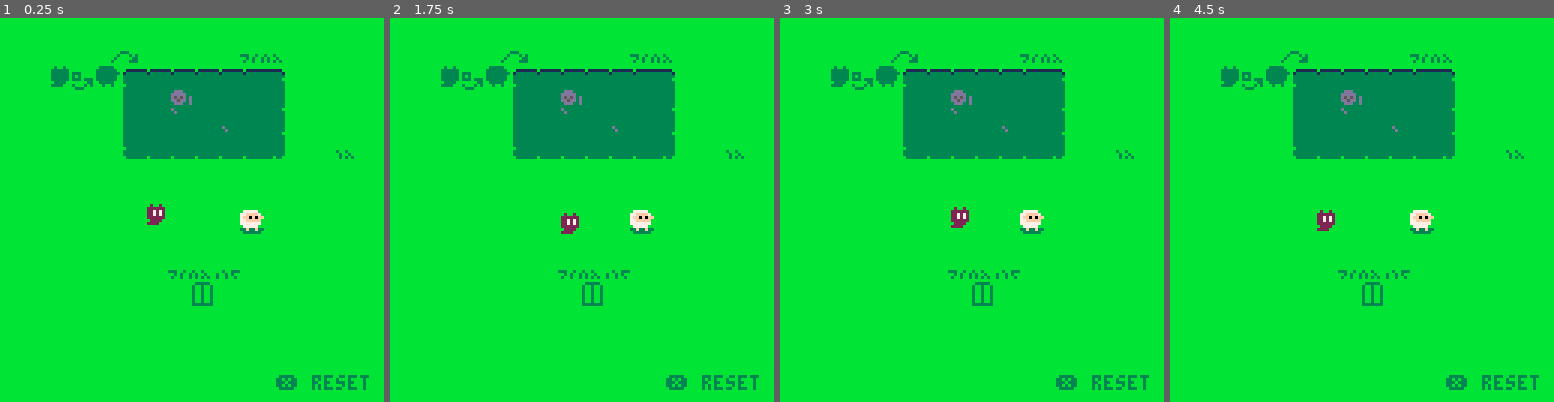
Above: before the commit, frames 1-4 (left to right).
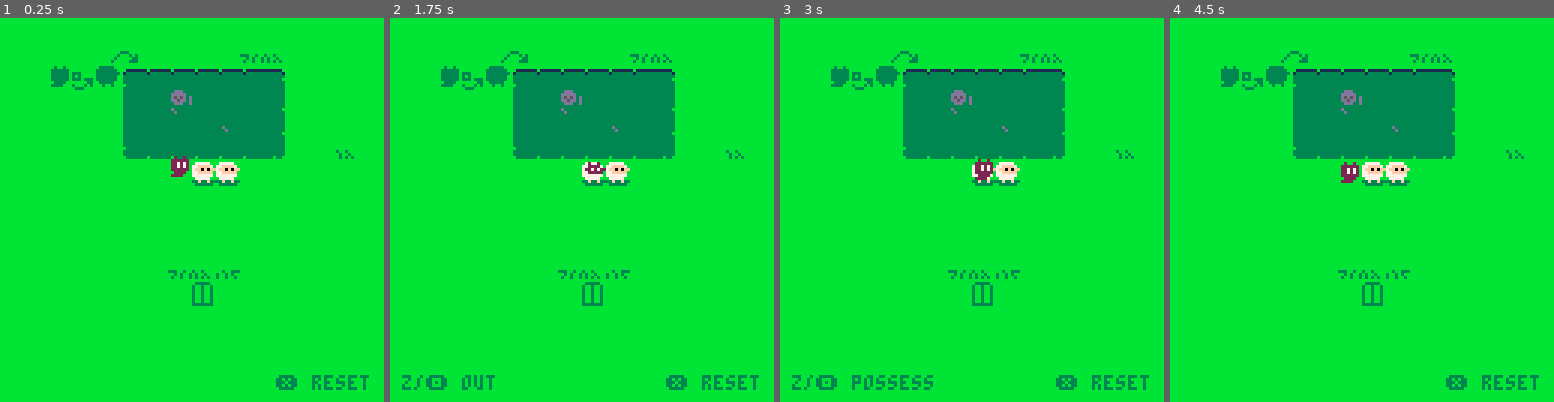
Above: after the commit, the same moments.

Repository: ethanmuller/gmtk-2020-jam
Game: PICO-8 cartridge ooc.p8
Same seed, same stepped clock (60 frames per second), same inputs: the game is played once before the commit and once after it.
Inputs:
- Up to frame 1 (0.25 s): no input
- Up to frame 2 (1.75 s): tap X (X key) at 0.33, 1.07 s; tap O (Z key) at 0.7, 1.7 s; hold Right from 1.6 s (still down)
- Up to frame 3 (3 s): tap X (X key) at 1.85, 2.97 s; release Right at 2.1 s; tap O (Z key) at 2.1, 2.5, 2.9 s; hold Up 2.15-2.42 s; hold Right from 2.47 s (still down)
- Up to frame 4 (4.5 s): release Right at 3.03 s; hold Left 3.08-3.58 s; tap O (Z key) at 3.3, 3.7, 4.1 s; hold Down 3.63-3.97 s; hold Right from 4.02 s (still down); tap X (X key) at 4.08 s

The runs differ from the first frame. In frame 1, 1.4% of the frame differs, in the area x 38-69%, y 35-57%; in frame 2, 1.6%; in frame 3, 1.8%, in the area x 3-69%, y 36-97%; in frame 4, 1.4%.

Commit message:
wip: multi sheep test case

Diff:
--- a/ooc.p8
+++ b/ooc.p8
@@ -798,9 +798,9 @@
 b6b6b6b6b6281b291b1b1b2ab6b6b6b690aaaab6aaaab4aaaaaaaaaaaaaaa99290aaaa71aa90b1a9a9a9a9a92b92a9929071aa70aa18191aaaaa90aaaaaaa9929034aa71aaaa60aaaaaaaaaaaaaaa99290aaaa71aaaab4aaaaaaaaaaaaaaa99290aaaa72aaaab4aaaaaaaaaaaaaaa99290aaaa26262626aaaaaaaa717171a992
 b6b6b6b6b6281b1b1b2b1b2ab6b6b6b690aaaab4aaaab4b4aab6aaaaaaaaa99290aaaaaaaa90aa71aaaaa1a9a9929a929068aab4aa28292aaab590aa6060a99290aaaab4aaaab4b4aab5aaaa0caaa99290aaaab4aaaab4b4aab5aa40aaaaa99290aaaab4aaaab460aab5aa40aaaaa99290aa717171712626402626716471a992
 b6b6b6b6b63839393939393ab6b626b690aaaab4aaaaaab4aaaaaaaaaaaaa99290aaaaaaaa9060aaaab4aaaaa992a9929068aab4aa38393aaaaa90aaaaaaa99290aaaab4aaaaaa71aaaaaaaaaaaaa99290aa70b4aaaaaab4aaaaaaaaaaaaa99290aa70b4aaaaaab4aa67aaaaaaaaa99290aa7164607126262626267171715792
-b6b6b6b6b6b6b6b6b6b6b6b6b6b6b6b690aaaab6aaa9a9a9aaaaaaaab5aaa99290aaaab2aaa081818181818181a2a9929068aa91aaaa3434aaaa90aab5aa609290aaaa91aaaa18191aaaaa9bb5aaa99290aaaa91aaaa181aaaaaaaaab5aaa99290aaaa91aaaa3535aa6767aab5aaa99290aa71717171262626aaaaaab5aaa992
+b6b6b6b6b6b6b6406060b6b6b6b6b6b690aaaab6aaa9a9a9aaaaaaaab5aaa99290aaaab2aaa081818181818181a2a9929068aa91aaaa3434aaaa90aab5aa609290aaaa91aaaa18191aaaaa9bb5aaa99290aaaa91aaaa181aaaaaaaaab5aaa99290aaaa91aaaa3535aa6767aab5aaa99290aa71717171262626aaaaaab5aaa992
 b6b6b6b6b6b6b6b6b6b6b6b6b6b6b6b690aaaaaaaaaa181aaaaaaaaab5aaa99290aaaaaaaaaa989898aaaaaaaaaaa992907171aaaaaa3426aaaa90aab5aaa99290aaaaaaaaaa28292a40aaaab5aaa99290aaaaaaaaaa383aaaaaaa808181818290aaaaaaaaaa2b35aaaaaa717171719290aaaaaaaa26262626aa808181818292
-b6b6b6b6b6b640b6b6b660b6b6b6b6b690aaaaaaaaaa383aaab4aaaab5aaa99290aaaaaab3aaaaaaaab1aaaab5aaa9929071717171aaaaaaaab490aab560a99290aa7171aaaa38393a70aaaab5aaa99290aaaaaaaaaaaaaaaab4aa90b5aa649290aa71aaaaaaaaaaaab4aa48b557649290aaaaaa71717157aab490b4b5a19292
+b6b6b6b6b6b6b6b6b6b6b6b6b6b6b6b690aaaaaaaaaa383aaab4aaaab5aaa99290aaaaaab3aaaaaaaab1aaaab5aaa9929071717171aaaaaaaab490aab560a99290aa7171aaaa38393a70aaaab5aaa99290aaaaaaaaaaaaaaaab4aa90b5aa649290aa71aaaaaaaaaaaab4aa48b557649290aaaaaa71717157aab490b4b5a19292
 b6b6b6b6b6b6b6b6b6b6b6b6b6b6b6b690aa60aaaaaaaaaab3aab4aa0caaa99290aa26aaaaaaaaaaaaaab0aaaaaaa992907160aa71aaaaaab3aa9060aaaaa99290aa9baaaaaaaaaab3aab4aaaaaaa99290aa60aaaaaaaaaab3aab490aaaaa99290aa68aaaaaaaaaab3aab448aaaaa99290aa2626716471aab3aa90b1b30c9292
 b6b6b6b6b6b6b6252627b6b6b6b6b6b690aaaaaaaaaaaab3aaaab4aaaaaaa9929040aaaaaaaaaab3aaaab4aaaaaaa9929071aaaa7170aab3aaaa90aaaaaaa99290aaaaaaaaaaaab3aaaab4aaaaaaa99290aaaaaaaaaa8081818181a2aa71719290aaaaaaaaaa484848484848aa74749290aa2626717171262626a0818181a292
 b6b6b6b6b6b6b6b60cb6b6b6b6b6b6b690aaaaaab6aaaaaaaaaaaaaa71aaa9929098aaaa71aaaaaaaaaaaaaa71aaa9929071717171baaaaaaaaa90aa71aaa99290aaaaaa71aaaaaaaaaaaaaa71aaa99290aa1baa71aa90aaaaaa68aa71aaa99290aaaaaa71aa48aaaaaa687474aaa99290aa2626262626262626262626262692
